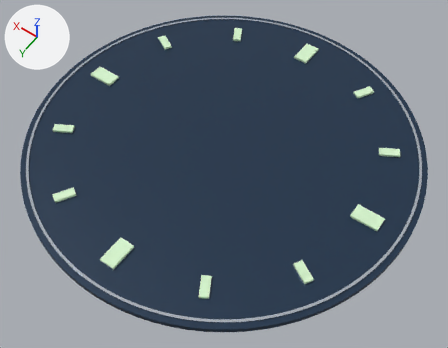
The glTF model public/assets/3d/reference-42/dial.glb as it was, and as the next commit left it.
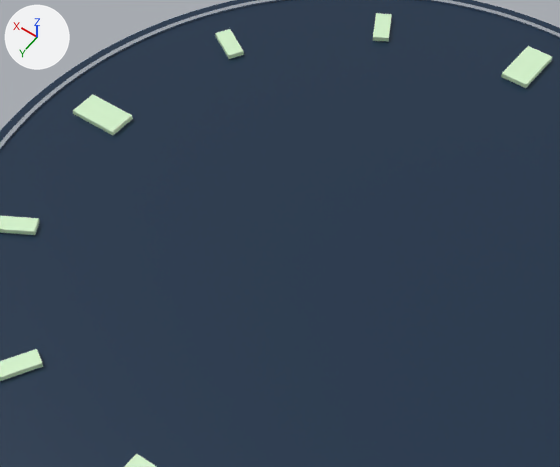
Each version is shown whole from a camera (50 mm lens) standing at (-17.0, 23.7, 33.7) and looking at (-1.1, 1.5, -1.3), then close up on the part from 12% to 72% of the width and 6% to 70% of the height. Arrows for +X, +Y and +Z are at upper left; the lights stay in place. The older version's two pictures come first. Where no turn or scale is listed for an object, it has been applied to the vertices.

Objects in the first close-up: 'DD_REF42_DIAL', 'DD_REF42_DIAL_MARKER_01', 'DD_REF42_DIAL_MARKER_02', 'DD_REF42_DIAL_MARKER_03', 'DD_REF42_DIAL_MARKER_06', 'DD_REF42_DIAL_MINUTE_TRACK' and 3 more.
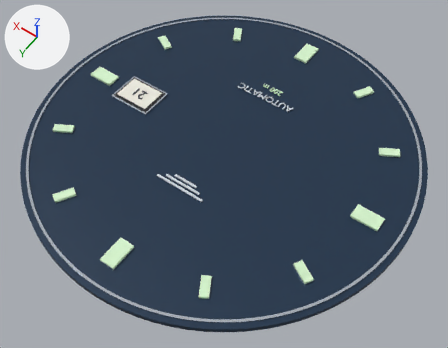
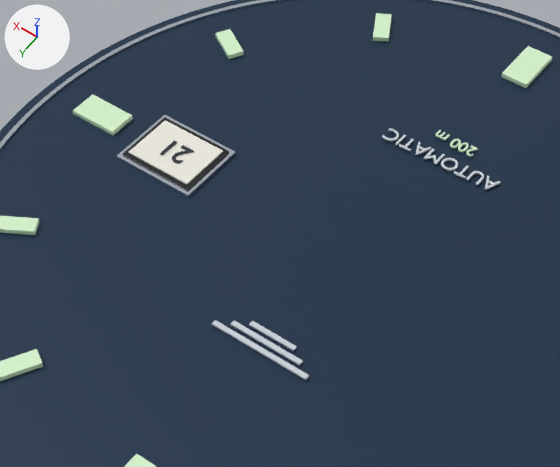
Where the change shows, as pixel boxes [x1, y1, x2, y2] in the close-ups (560 x 467 px):
'DD_REF42_DATE_CARD', added
    after: [129, 120, 223, 185]
'DD_REF42_DATE_FRAME', added
    after: [117, 115, 236, 198]
'DD_REF42_DATE_RECESS', added
    after: [123, 117, 229, 191]
'DD_REF42_DIAL_TEXT_AUTOMATIC', added
    after: [382, 128, 501, 190]
'DD_REF42_DIAL_LOGO_BAR_0', added
    after: [212, 320, 309, 380]
'DD_REF42_DIAL_LOGO_BAR_1', added
    after: [230, 321, 303, 366]
'DD_REF42_DIAL_LOGO_BAR_2', added
    after: [249, 321, 297, 351]
'DD_REF42_DIAL_TEXT_DEPTH', added
    after: [436, 130, 478, 157]
'DD_REF42_DATE_NUMERAL', added
    after: [160, 140, 194, 164]

The edits, one by one:
Material 'silver dial print' (mat_silver_dial_print) is new.
Its base color is (0.72, 0.78, 0.83) (white #dde5eb).
Its metallic is 0.35.
Its roughness is 0.24.
Material 'date aperture recess' (mat_date_aperture_recess) is new.
Its base color is (0.003, 0.004, 0.006) (black #0a0d12).
Its roughness is 0.48.
Material 'date ink' (mat_date_ink) is new.
Its base color is (0.025, 0.03, 0.04) (dark grey #2c3038).
Its roughness is 0.4.
Material 'warm white date card' (mat_warm_white_date_card) is new.
Its base color is (0.84, 0.82, 0.74) (white #eceadf).
Its roughness is 0.58.
Mesh me_text_001 is new.
It has 4656 vertices, 9304 faces and spans x -0.85..0.83, y -0.22..0.27, z -0.03..0.03.
It uses material mat_reference_lume (green #d7f6ce).
Mesh me_text is new.
It has 3948 vertices, 7872 faces and spans x -2.4..2.35, y -0.26..0.33, z -0.03..0.03.
It uses material mat_silver_dial_print (white #dde5eb).
Mesh me_cube_014 is new.
It is a box spanning x -0.9..0.9, y -0.09..0.09, z -0.04..0.04.
It uses material mat_silver_dial_print (white #dde5eb).
Mesh me_cube_013 is new.
It is a box spanning x -1.4..1.4, y -0.09..0.09, z -0.04..0.04.
It uses material mat_silver_dial_print (white #dde5eb).
Mesh me_cube_012 is new.
It is a box spanning x -1.9..1.9, y -0.09..0.09, z -0.04..0.04.
It uses material mat_silver_dial_print (white #dde5eb).
Mesh me_cube_016 is new.
It is a box spanning x -1.51..1.51, y -1.16..1.16, z -0.07..0.07.
It uses material mat_date_aperture_recess (black #0a0d12).
Mesh me_text_002 is new.
It has 1116 vertices, 2224 faces and spans x -0.556..0.36, y -0.36..0.467, z -0.024..0.024.
It uses material mat_date_ink (dark grey #2c3038).
Mesh me_cube_015 is new.
It is a box spanning x -1.68..1.68, y -1.32..1.32, z -0.06..0.06.
It uses material mat_316l_polished_steel (white #dde5ef).
Mesh me_cube_017 is new.
It is a box spanning x -1.36..1.36, y -1.01..1.01, z -0.04..0.04.
It uses material mat_warm_white_date_card (white #eceadf).
Object 'DD_REF42_DIAL_TEXT_DEPTH' (ob_dd_ref42_dial_text_depth) is new; it shows me_text_001.
Its location is (0.0, -6.35, 0.3).
Object 'DD_REF42_DIAL_TEXT_AUTOMATIC' (ob_dd_ref42_dial_text_automatic) is new; it shows me_text.
Its location is (0.0, -5.35, 0.3).
Object 'DD_REF42_DIAL_LOGO_BAR_2' (ob_dd_ref42_dial_logo_bar_2) is new; it shows me_cube_014.
Its location is (0.0, 4.47, 0.29).
Object 'DD_REF42_DIAL_LOGO_BAR_1' (ob_dd_ref42_dial_logo_bar_1) is new; it shows me_cube_013.
Its location is (0.0, 4.81, 0.29).
Object 'DD_REF42_DIAL_LOGO_BAR_0' (ob_dd_ref42_dial_logo_bar_0) is new; it shows me_cube_012.
Its location is (0.0, 5.15, 0.29).
Object 'DD_REF42_DATE_RECESS' (ob_dd_ref42_date_recess) is new; it shows me_cube_016.
Its location is (7.85, 0.0, 0.35).
Object 'DD_REF42_DATE_NUMERAL' (ob_dd_ref42_date_numeral) is new; it shows me_text_002.
Its location is (7.85, 0.0, 0.5).
Object 'DD_REF42_DATE_FRAME' (ob_dd_ref42_date_frame) is new; it shows me_cube_015.
Its location is (7.85, 0.0, 0.28).
Object 'DD_REF42_DATE_CARD' (ob_dd_ref42_date_card) is new; it shows me_cube_017.
Its location is (7.85, 0.0, 0.43).
